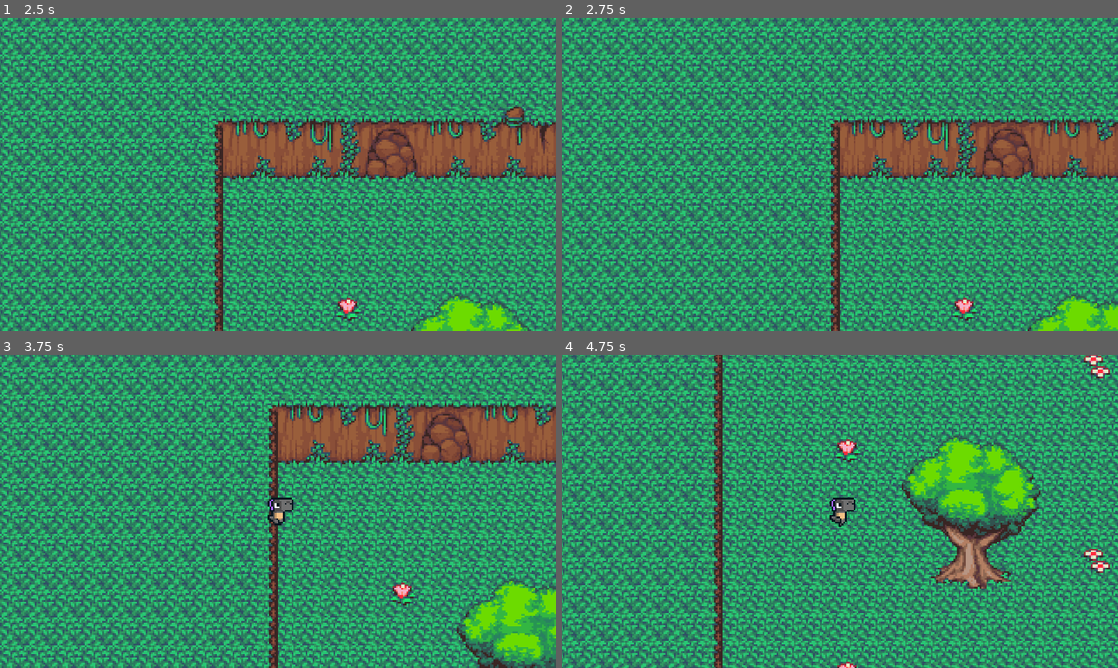
Above: before the commit, frames 1-4 (two rows, left to right).
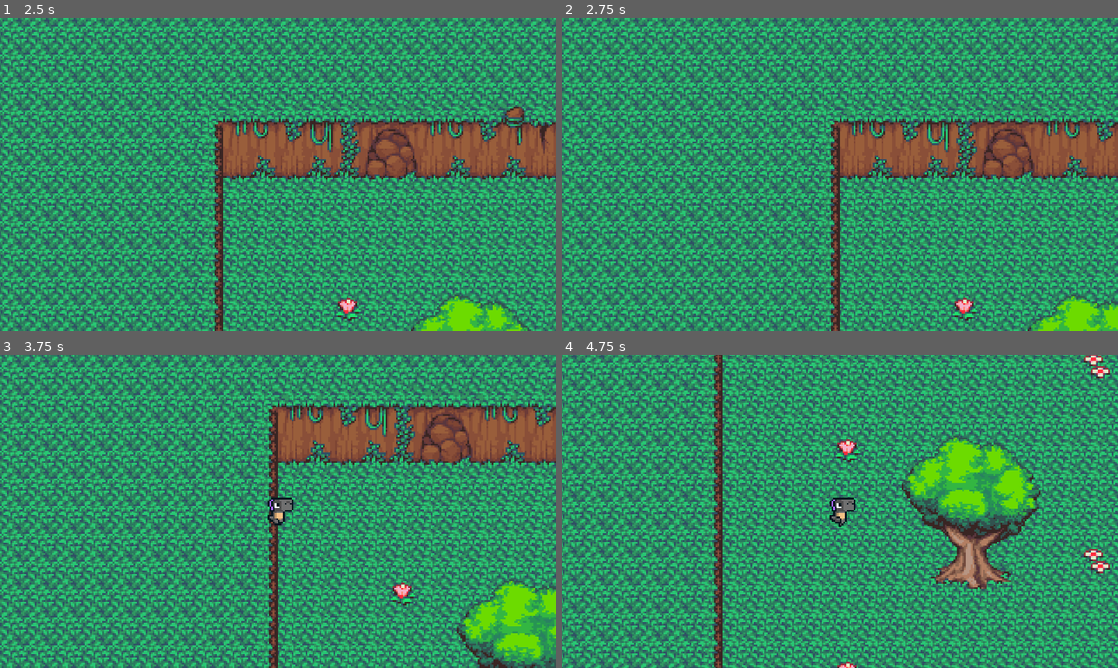
Above: after the commit, the same moments.

Repository: olive-rd/RH_Project2024
Game: Godot game, scene res://game_scene.tscn
Same seed, same stepped clock (60 frames per second), same inputs: the game is played once before the commit and once after it. This scene is started directly instead of the project's main scene.
Inputs:
- Up to frame 1 (2.5 s): hold W (move_up) 0.53-2.03 s; tap Enter at 1.25 s; tap Space at 2 s; hold A (move_left) from 2.03 s (still down)
- Up to frame 2 (2.75 s): keep holding A (move_left)
- Up to frame 3 (3.75 s): tap Enter at 3.5 s; release A (move_left) at 3.53 s; hold S (move_down) from 3.53 s (still down)
- Up to frame 4 (4.75 s): release S (move_down) at 4.28 s; hold D (move_right) from 4.28 s (still down)

Frame 1 is identical in both runs. In frame 2, 4.1% of the frame differs, in the area x 0-100%, y 12-47%; in frame 3, 4.2%; in frame 4, 5.1%, in the area x 0-100%, y 62-97%.

Commit message:
same stuff as previuos
another push but its just the same stuff

Diff:
--- /dev/null
+++ b/2d-project-start/enemy.gd
@@ -0,0 +1,9 @@
+extends CharacterBody2D
+
+@onready var player = get_node("/root/Game_scene/CharacterBody2D")
+
+
+func _physics_process(delta):
+	var direction =  global_position.direction_to(player.global_position)
+	velocity = direction * 60.0
+	move_and_slide()
--- /dev/null
+++ b/2d-project-start/enemy.tscn
@@ -0,0 +1,192 @@
+[gd_scene load_steps=6 format=3 uid="uid://cvl1s16cwqa8e"]
+
+[ext_resource type="Texture2D" uid="uid://byxkmw87uje6d" path="res://tf_jungle/DesertTileset16x16/DesertTileset16x16/Tileset16x16/DesertTilemapBlankBackground.png" id="1_i5h5o"]
+[ext_resource type="Script" path="res://enemy.gd" id="1_wes0d"]
+
+[sub_resource type="TileSetAtlasSource" id="TileSetAtlasSource_hgwk3"]
+texture = ExtResource("1_i5h5o")
+0:0/0 = 0
+1:0/0 = 0
+2:0/0 = 0
+3:0/0 = 0
+4:0/0 = 0
+5:0/0 = 0
+7:0/0 = 0
+10:0/0 = 0
+0:1/0 = 0
+1:1/0 = 0
+2:1/0 = 0
+3:1/0 = 0
+5:1/0 = 0
+6:1/0 = 0
+7:1/0 = 0
+8:1/0 = 0
+9:1/0 = 0
+10:1/0 = 0
+11:1/0 = 0
+0:2/0 = 0
+1:2/0 = 0
+2:2/0 = 0
+3:2/0 = 0
+4:2/0 = 0
+5:2/0 = 0
+7:2/0 = 0
+10:2/0 = 0
+12:2/0 = 0
+3:3/0 = 0
+4:3/0 = 0
+5:3/0 = 0
+6:3/0 = 0
+7:3/0 = 0
+8:3/0 = 0
+9:3/0 = 0
+10:3/0 = 0
+11:3/0 = 0
+12:3/0 = 0
+0:4/0 = 0
+1:4/0 = 0
+2:4/0 = 0
+3:4/0 = 0
+4:4/0 = 0
+5:4/0 = 0
+6:4/0 = 0
+7:4/0 = 0
+8:4/0 = 0
+9:4/0 = 0
+10:4/0 = 0
+11:4/0 = 0
+12:4/0 = 0
+13:4/0 = 0
+0:5/0 = 0
+1:5/0 = 0
+2:5/0 = 0
+6:5/0 = 0
+7:5/0 = 0
+8:5/0 = 0
+9:5/0 = 0
+10:5/0 = 0
+11:5/0 = 0
+12:5/0 = 0
+13:5/0 = 0
+0:6/0 = 0
+1:6/0 = 0
+2:6/0 = 0
+3:6/0 = 0
+4:6/0 = 0
+5:6/0 = 0
+6:6/0 = 0
+7:6/0 = 0
+8:6/0 = 0
+9:6/0 = 0
+10:6/0 = 0
+11:6/0 = 0
+12:6/0 = 0
+13:6/0 = 0
+0:7/0 = 0
+1:7/0 = 0
+2:7/0 = 0
+3:7/0 = 0
+4:7/0 = 0
+5:7/0 = 0
+6:7/0 = 0
+7:7/0 = 0
+8:7/0 = 0
+9:7/0 = 0
+10:7/0 = 0
+11:7/0 = 0
+12:7/0 = 0
+13:7/0 = 0
+0:8/0 = 0
+1:8/0 = 0
+2:8/0 = 0
+3:8/0 = 0
+4:8/0 = 0
+5:8/0 = 0
+6:8/0 = 0
+7:8/0 = 0
+11:8/0 = 0
+12:8/0 = 0
+13:8/0 = 0
+0:9/0 = 0
+1:9/0 = 0
+2:9/0 = 0
+3:9/0 = 0
+6:9/0 = 0
+7:9/0 = 0
+11:9/0 = 0
+12:9/0 = 0
+13:9/0 = 0
+0:10/0 = 0
+1:10/0 = 0
+2:10/0 = 0
+3:10/0 = 0
+6:10/0 = 0
+7:10/0 = 0
+8:10/0 = 0
+9:10/0 = 0
+10:10/0 = 0
+11:10/0 = 0
+12:10/0 = 0
+13:10/0 = 0
+0:11/0 = 0
+1:11/0 = 0
+2:11/0 = 0
+3:11/0 = 0
+4:11/0 = 0
+5:11/0 = 0
+6:11/0 = 0
+7:11/0 = 0
+8:11/0 = 0
+9:11/0 = 0
+10:11/0 = 0
+11:11/0 = 0
+12:11/0 = 0
+13:11/0 = 0
+0:12/0 = 0
+1:12/0 = 0
+2:12/0 = 0
+3:12/0 = 0
+4:12/0 = 0
+5:12/0 = 0
+6:12/0 = 0
+7:12/0 = 0
+8:12/0 = 0
+9:12/0 = 0
+10:12/0 = 0
+11:12/0 = 0
+13:12/0 = 0
+0:13/0 = 0
+1:13/0 = 0
+2:13/0 = 0
+3:13/0 = 0
+4:13/0 = 0
+5:13/0 = 0
+6:13/0 = 0
+7:13/0 = 0
+8:13/0 = 0
+9:13/0 = 0
+10:13/0 = 0
+0:14/0 = 0
+1:14/0 = 0
+2:14/0 = 0
+3:14/0 = 0
+11:14/0 = 0
+13:14/0 = 0
+
+[sub_resource type="TileSet" id="TileSet_tk7sj"]
+sources/2 = SubResource("TileSetAtlasSource_hgwk3")
+
+[sub_resource type="RectangleShape2D" id="RectangleShape2D_spjbm"]
+size = Vector2(31, 30)
+
+[node name="Enemy" type="CharacterBody2D"]
+script = ExtResource("1_wes0d")
+
+[node name="TileMap" type="TileMap" parent="."]
+tile_set = SubResource("TileSet_tk7sj")
+format = 2
+layer_0/tile_data = PackedInt32Array(-65536, 196610, 3, -1, 196610, 3, 65535, 196610, 3, 0, 196610, 3)
+
+[node name="CollisionShape2D" type="CollisionShape2D" parent="."]
+position = Vector2(0.5, 0)
+shape = SubResource("RectangleShape2D_spjbm")
--- a/2d-project-start/game_scene.tscn
+++ b/2d-project-start/game_scene.tscn
@@ -1,9 +1,10 @@
-[gd_scene load_steps=12 format=3 uid="uid://ulgeq1vv3ji6"]
+[gd_scene load_steps=13 format=3 uid="uid://ulgeq1vv3ji6"]
 
 [ext_resource type="Texture2D" uid="uid://bedsvpug8awp5" path="res://tf_jungle/tf_jungle_tileset.png" id="2_1ilj6"]
 [ext_resource type="PackedScene" uid="uid://ctgwl7eb2fim0" path="res://player.tscn" id="2_t21xe"]
 [ext_resource type="Texture2D" uid="uid://byxkmw87uje6d" path="res://tf_jungle/DesertTileset16x16/DesertTileset16x16/Tileset16x16/DesertTilemapBlankBackground.png" id="2_xawhn"]
 [ext_resource type="PackedScene" uid="uid://ba0bwmr2hnkm5" path="res://TREEEEEE.tscn" id="4_lik3x"]
+[ext_resource type="PackedScene" uid="uid://cvl1s16cwqa8e" path="res://enemy.tscn" id="5_m3pa2"]
 
 [sub_resource type="TileSetAtlasSource" id="TileSetAtlasSource_ecmik"]
 texture = ExtResource("2_1ilj6")
@@ -466,13 +467,13 @@
 sources/1 = SubResource("TileSetAtlasSource_i7vnk")
 
 [sub_resource type="RectangleShape2D" id="RectangleShape2D_uo8i1"]
-size = Vector2(1113, 93)
+size = Vector2(1314, 144)
 
 [sub_resource type="RectangleShape2D" id="RectangleShape2D_vumwq"]
-size = Vector2(108, 570)
+size = Vector2(172, 570)
 
 [sub_resource type="RectangleShape2D" id="RectangleShape2D_ofl0c"]
-size = Vector2(116.25, 645)
+size = Vector2(207.125, 645)
 
 [sub_resource type="RectangleShape2D" id="RectangleShape2D_1a1r8"]
 size = Vector2(1047, 74)
@@ -499,15 +500,15 @@
 [node name="StaticBody2D" type="StaticBody2D" parent="."]
 
 [node name="CollisionShape2D" type="CollisionShape2D" parent="StaticBody2D"]
-position = Vector2(476.5, -61.5)
+position = Vector2(475, -87)
 shape = SubResource("RectangleShape2D_uo8i1")
 
 [node name="CollisionShape2D2" type="CollisionShape2D" parent="StaticBody2D"]
-position = Vector2(-61, 270)
+position = Vector2(-93, 270)
 shape = SubResource("RectangleShape2D_vumwq")
 
 [node name="CollisionShape2D3" type="CollisionShape2D" parent="StaticBody2D"]
-position = Vector2(995, 294)
+position = Vector2(1040.44, 294)
 shape = SubResource("RectangleShape2D_ofl0c")
 
 [node name="CollisionShape2D4" type="CollisionShape2D" parent="StaticBody2D"]
@@ -516,3 +517,6 @@
 
 [node name="StaticBody2D2" parent="." instance=ExtResource("4_lik3x")]
 position = Vector2(133, 128)
+
+[node name="Enemy" parent="." instance=ExtResource("5_m3pa2")]
+position = Vector2(-128, 53)
--- a/2d-project-start/player.tscn
+++ b/2d-project-start/player.tscn
@@ -84,7 +84,7 @@
 radius = 8.0
 height = 18.0
 
-[node name="CharacterBody2D" type="CharacterBody2D"]
+[node name="Player" type="CharacterBody2D"]
 position = Vector2(85, 69)
 script = ExtResource("1_1n6fw")
 
